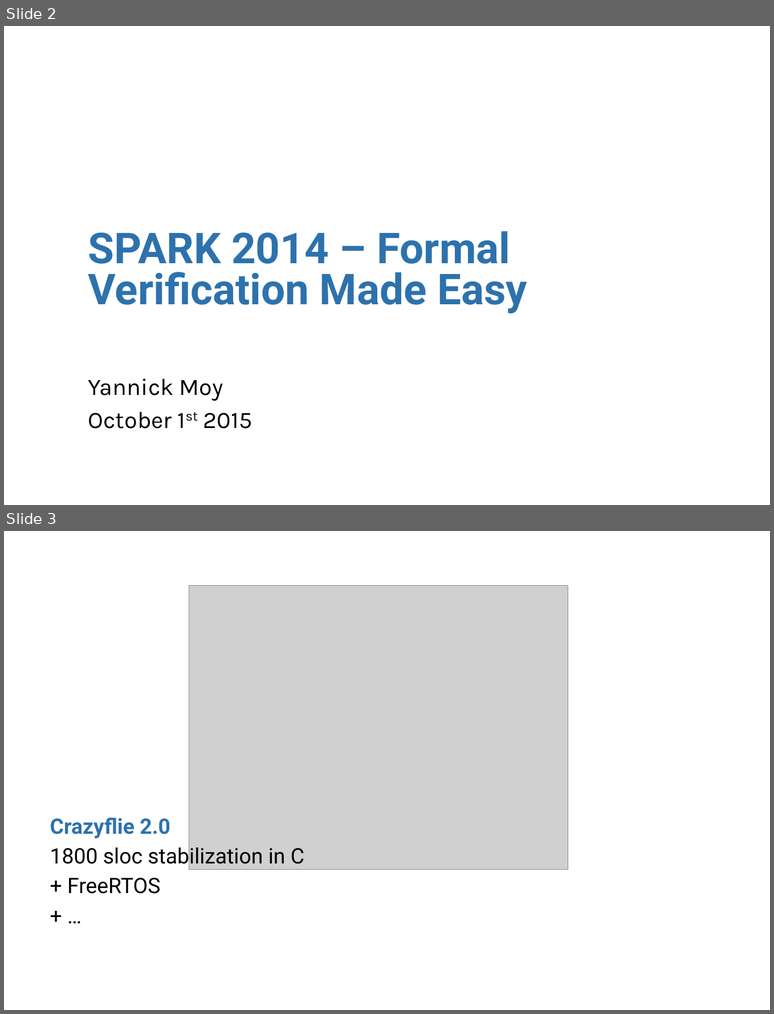
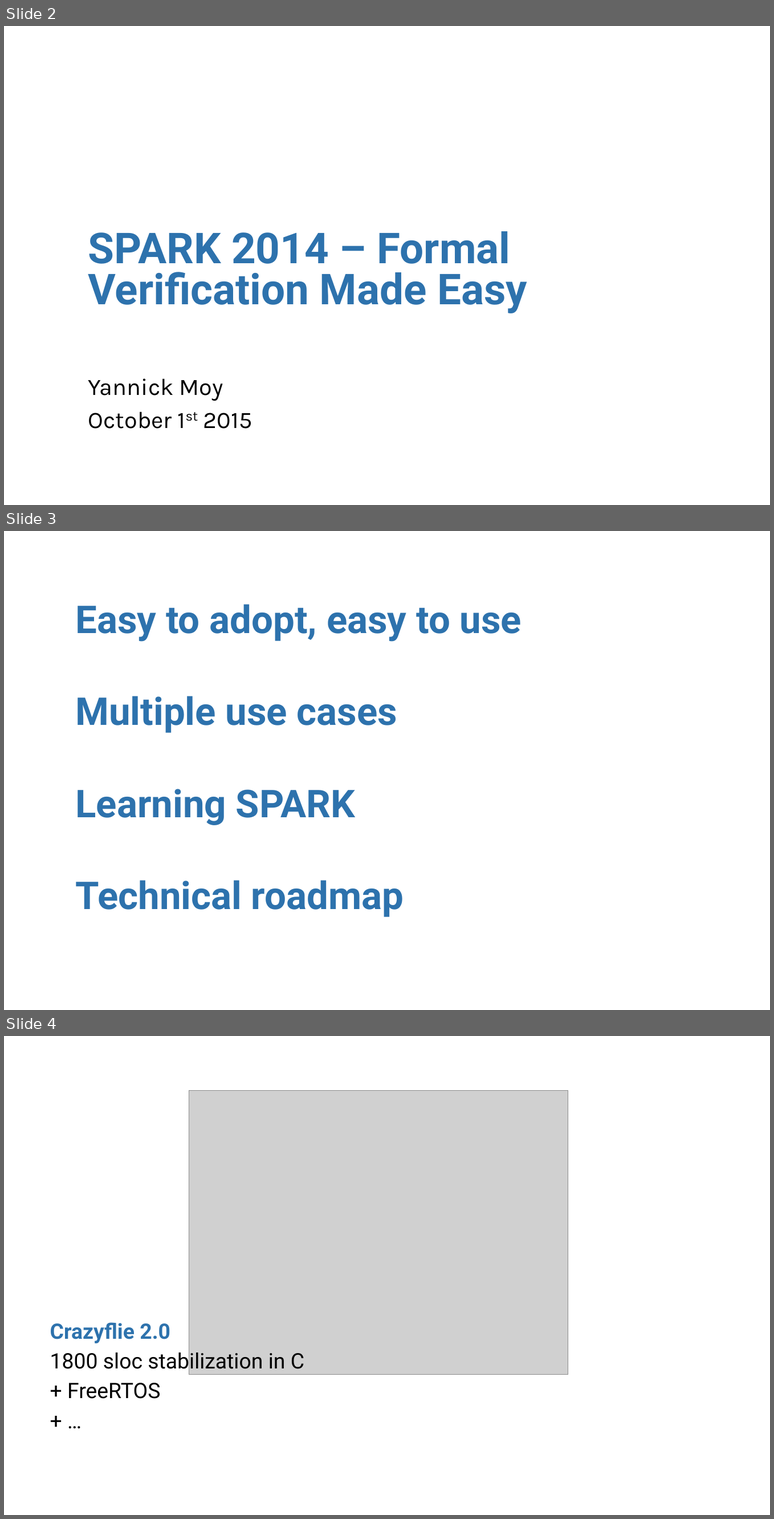
Before and after one commit to AdaCore/spark2014, a slide deck: slides/AdaCore_Tech_Days_2015/AdaCore Tech Days SPARK 2014.pptx. Shown one above the other, each under a label of ours: slides 2 and 3 before the commit, slides 2, 3 and 4 after it. The pictures are 774x1014 and 774x1519 pixels, drawn with LibreOffice and Linux fonts; fonts in the diff are those of the drawing; grey boxes stand for pictures; background and template pictures are left out. Boxes give left, top, right and bottom in pixels: in the first picture for what was removed or moved away, otherwise in the second. Text is boxed around its words. In the diff, an @@ line names an element or a change of style, - is before the commit and + after.

```diff
--- a/slides/AdaCore_Tech_Days_2015/AdaCore Tech Days SPARK 2014.pptx
+++ b/slides/AdaCore_Tech_Days_2015/AdaCore Tech Days SPARK 2014.pptx
@@ slide 3 added at (4, 531, 770, 1010), background #FFFFFF @@
@@ title added at (75, 604, 522, 917), 36 pt, text #2D72AD, bold @@
+Easy to adopt, easy to use
+Multiple use cases
+Learning SPARK
+Technical roadmap
@@ what was slide 3 is now slide 4 @@
```
Also in this commit, not shown: 7 slides changed, 1 other slide added.
